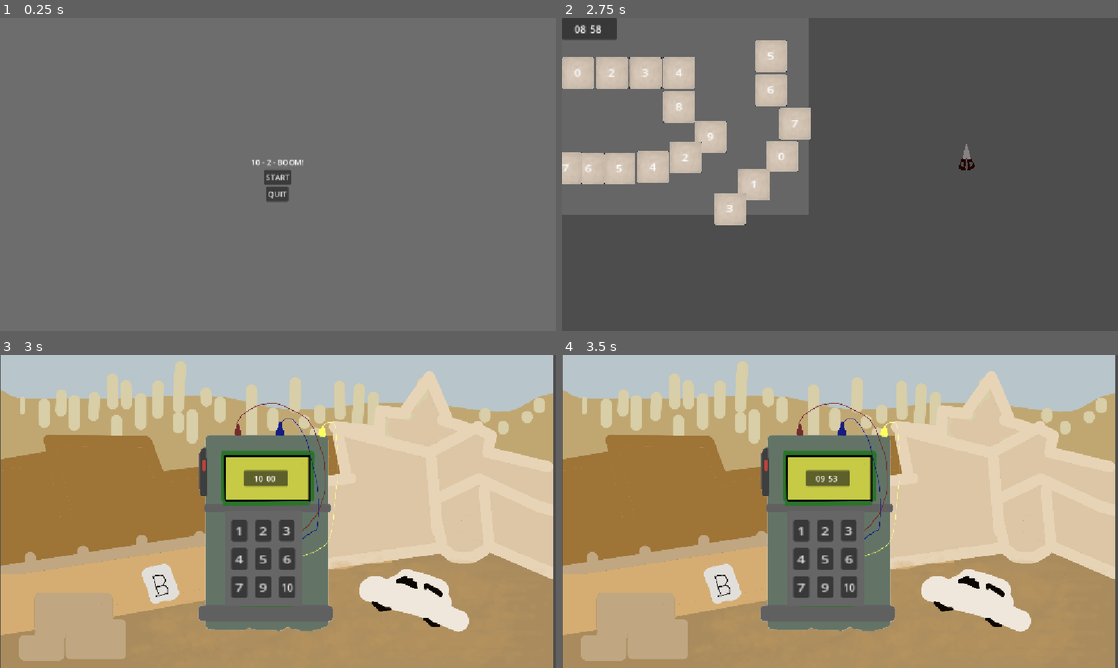
Above: before the commit, frames 1-4 (two rows, left to right).
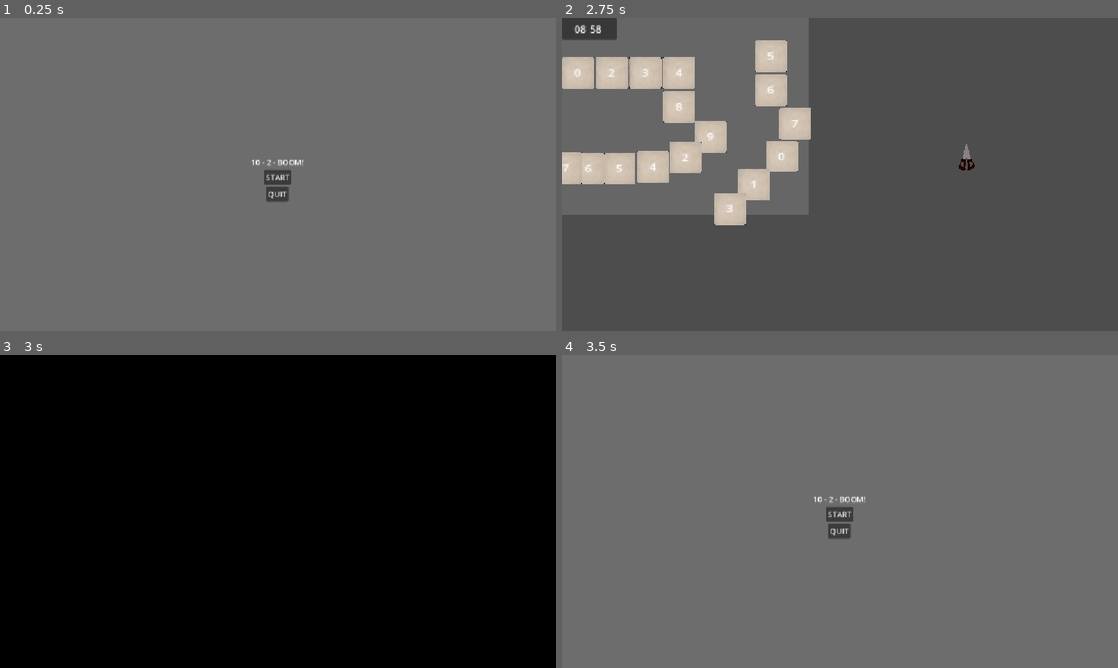
Above: after the commit, the same moments.

Repository: ZangerlA/minigamejam25_2
Game: Godot game, scene res://Scenes/start_screen.tscn
The game is run twice, just before and just after one commit, with the same random seed, the same clock (stepped at 60 frames per second) and the same inputs. Video files are missing from this copy of the repository; at most half a second of black plays in their place.
Inputs (mouse positions are in pixels of both pictures, inside the frame that each line leads up to):
- Up to frame 1 (0.25 s): no input
- Up to frame 2 (2.75 s): click "START" at 0.5 s; click "1" at 1.25 s; tap Enter at 2 s; move the mouse to (962, 158) at 2.02 s; hold Right (ui_right) from 2.03 s (still down); tap Space at 2.27 s
- Up to frame 3 (3 s): tap Space at 2.75 s; move the mouse to (166, 527) at 2.77 s; release Right (ui_right) at 2.78 s; hold Down (ui_down) from 2.78 s (still down)
- Up to frame 4 (3.5 s): keep holding Down (ui_down); tap Space at 3.02 s

Frames 1-2 are identical in both runs. In frame 3, 100% of the frame differs, in the area x 0-100%, y 0-100%; in frame 4, 91%.
Error in both runs: Cannot call method 'change_scene_to_file' on a null value. (res://main.gd:38)

Commit message:
last fixes

Diff:
--- a/Scenes/Scripts/cursor.gd
+++ b/Scenes/Scripts/cursor.gd
@@ -37,5 +37,5 @@
 	if body.is_in_group("Wall"):
 		# === CASO 2: OGGETTO SENZA TAG "finish" (o qualsiasi altro oggetto) ===
 		if main_menu != null:
-			get_tree().change_scene_to_packed(main_menu)
+			get_tree().change_scene_to_packed(gameover_scene_path)
 			pass
--- a/Scenes/Scripts/finish_maze.gd
+++ b/Scenes/Scripts/finish_maze.gd
@@ -4,12 +4,19 @@
 
 # Called when the node enters the scene tree for the first time.
 func _ready() -> void:
-	pass
+	area_entered.connect(_on_area_entered)
 
-# Called every frame. 'delta' is the elapsed time since the previous frame.
-func _process(delta: float) -> void:
-	pass
+func _on_area_entered(area: Area2D) -> void:
+	var win_label = Label.new()
+	win_label.text = "YOU WIN!"
+	win_label.horizontal_alignment = HORIZONTAL_ALIGNMENT_CENTER
+	win_label.vertical_alignment = VERTICAL_ALIGNMENT_CENTER
+	win_label.add_theme_font_size_override("font_size", 64)
+	win_label.position = Vector2(200, 200)
+	win_label.size = Vector2(400, 100)
+	win_label.z_index = 100
+	get_tree().root.add_child(win_label)
 
-func _on_area_2d_body_entered(body):
-	if body.name == "Cursor":
-		get_tree().change_scene_to_file("res://main.tscn")
+	await get_tree().create_timer(2.0).timeout
+	win_label.queue_free()
+	get_tree().change_scene_to_file("res://Scenes/start_screen.tscn")
--- a/Scenes/maze_1.tscn
+++ b/Scenes/maze_1.tscn
@@ -1,10 +1,11 @@
-[gd_scene load_steps=6 format=3 uid="uid://0iaqyj4vd2er"]
+[gd_scene load_steps=7 format=3 uid="uid://durjbymdpvtic"]
 
 [ext_resource type="Script" uid="uid://lbm0pn8oh8fn" path="res://Scenes/maze_1.gd" id="1_6d13i"]
 [ext_resource type="PackedScene" uid="uid://cj1jkkf8ywddo" path="res://Scenes/Wall.tscn" id="1_esdkj"]
-[ext_resource type="PackedScene" uid="uid://bgyra54hu2k6l" path="res://Scenes/Timer.tscn" id="3_6gn6f"]
-[ext_resource type="PackedScene" uid="uid://f0syk2chvyw3" path="res://Scenes/FinishMaze.tscn" id="4_6gn6f"]
-[ext_resource type="PackedScene" uid="uid://nhlfg368nu4t" path="res://Scenes/Cursor.tscn" id="5_tx3rt"]
+[ext_resource type="PackedScene" uid="uid://bfbnoe25cy0kl" path="res://game_over.tscn" id="2_hgd6t"]
+[ext_resource type="PackedScene" path="res://Scenes/Timer.tscn" id="3_6gn6f"]
+[ext_resource type="PackedScene" path="res://Scenes/FinishMaze.tscn" id="4_6gn6f"]
+[ext_resource type="PackedScene" path="res://Scenes/Cursor.tscn" id="5_tx3rt"]
 
 [node name="Maze1" type="Node2D"]
 scale = Vector2(5, 5)
@@ -95,6 +96,8 @@
 [node name="Cursor" parent="." instance=ExtResource("5_tx3rt")]
 position = Vector2(27, 6.7999997)
 scale = Vector2(0.14782701, -0.07784143)
+gameover_scene_path = ExtResource("2_hgd6t")
 
 [connection signal="countdown_finished" from="Timer" to="." method="_on_timer_countdown_finished"]
+[connection signal="area_entered" from="FinishMaze" to="FinishMaze" method="_on_area_entered"]
 [connection signal="player_reached_finish" from="FinishMaze" to="." method="_on_finish_maze_player_reached_finish"]
Not shown: 1 places in Scenes/FinishMaze.tscn that only renumber resources
